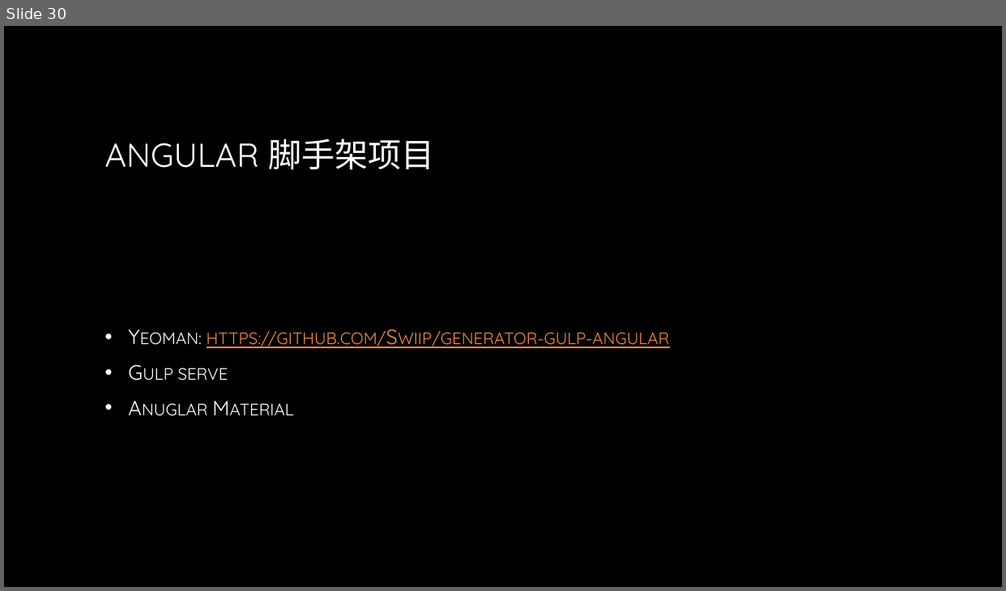
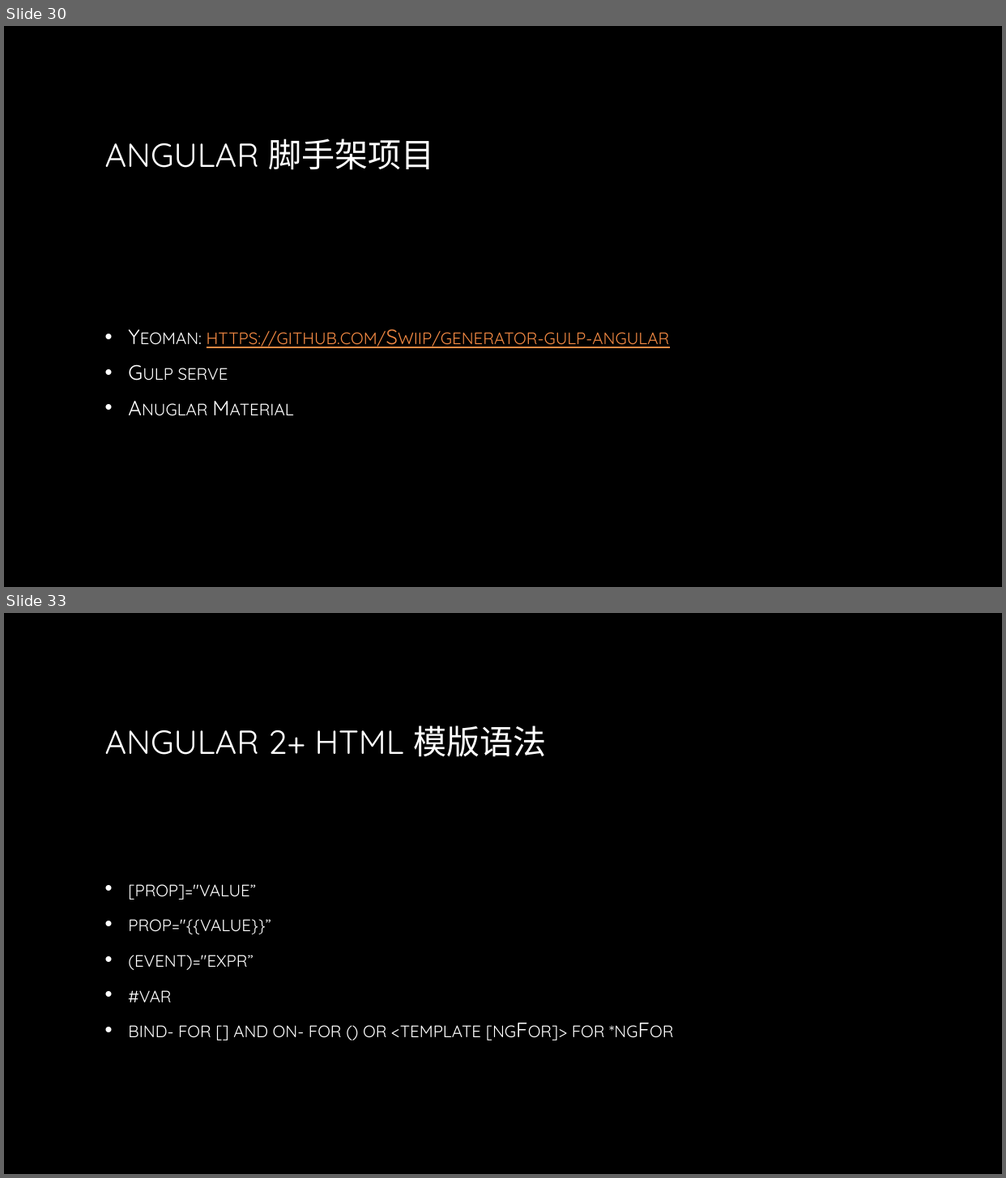
Before and after one commit to lee813/ECVFrontend, a slide deck: 前端课程.pptx. Shown one above the other, each under a label of ours: slide 30 before the commit, slides 30 and 33 after it; the slides between them are not shown. The pictures are 1006x591 and 1006x1178 pixels, drawn with LibreOffice and Linux fonts; fonts in the diff are those of the drawing; background and template pictures are left out. Boxes give left, top, right and bottom in pixels: in the first picture for what was removed or moved away, otherwise in the second. Text is boxed around its words. In the diff, an @@ line names an element or a change of style, - is before the commit and + after.

```diff
--- a/前端课程.pptx
+++ b/前端课程.pptx
@@ slide 33 added at (x1=4, y1=613, x2=1002, y2=1174), background picture (left out) @@
@@ title added at (x1=105, y1=726, x2=546, y2=757), 32 pt, text gradient #FFFFFF to #A6A6A6 @@
+ANGULAR 2+ HTML 模版语法
@@ text added at (x1=128, y1=884, x2=605, y2=1038), 20 pt, text gradient #FFFFFF to #BFBFBF, small capitals @@
+• [prop]="value”
+• prop="{{value}}”
+• (event)="expr”
+• #var
+• bind- for [] and on- for () or <template [ngFor]> for *ngFor
```
Also in this commit, not shown: 5 other slides added, 1 other file.
